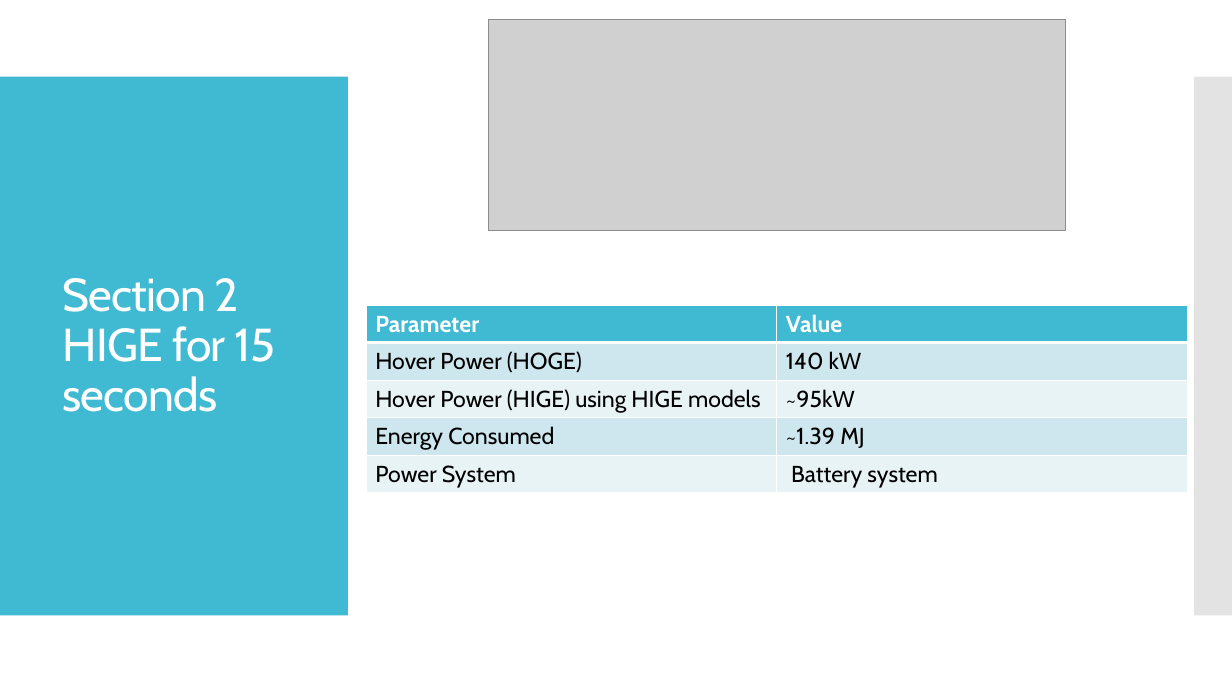
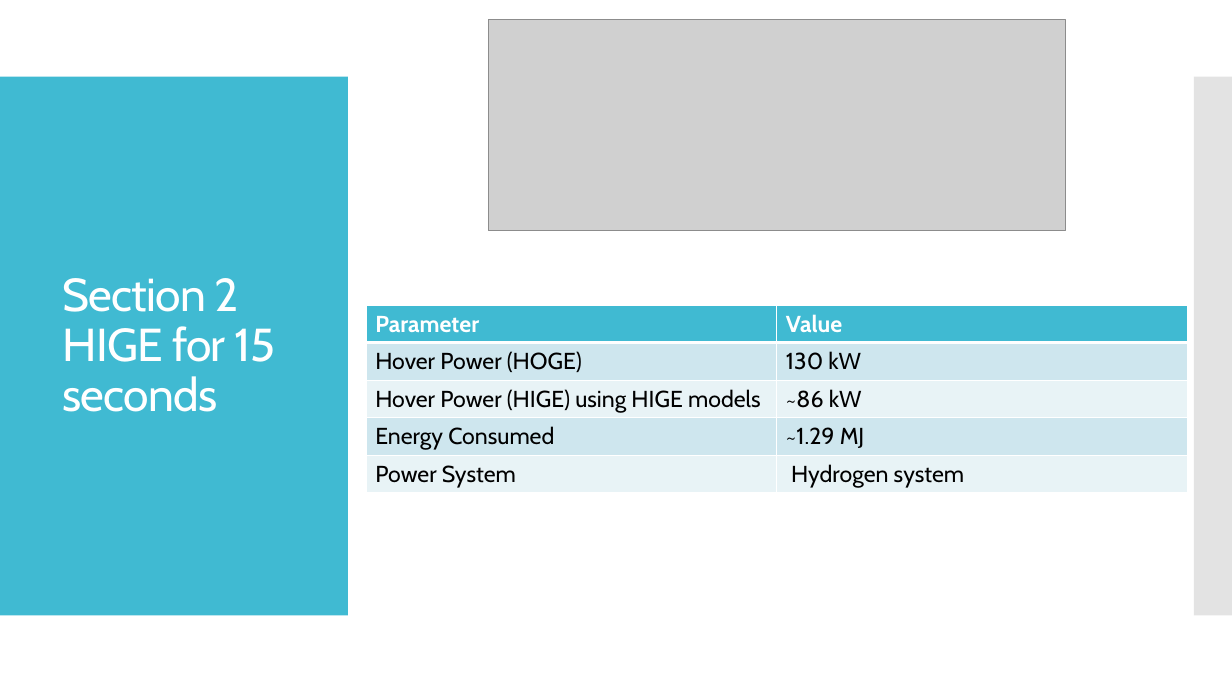
Before and after one commit to s-ritwik/VFS_IIT_KANPUR, a slide deck: slide 18 of BEMT_results/VFS performance validation.pptx. Drawn at 1232x693 pixels with LibreOffice and Linux fonts; fonts in the diff are those of the drawing; grey boxes stand for pictures. Boxes give left, top, right and bottom in pixels: in the first picture for what was removed or moved away, otherwise in the second. Text is boxed around its words. In the diff, an @@ line names an element or a change of style, - is before the commit and + after.

```diff
--- a/BEMT_results/VFS performance validation.pptx
+++ b/BEMT_results/VFS performance validation.pptx
@@ table at [366, 305, 1187, 492] @@
-row 2, column 2: 140 kW
+row 2, column 2: 130 kW
-row 3, column 2: ~95kW
+row 3, column 2: ~86 kW
-row 4, column 2: ~1.39 MJ
+row 4, column 2: ~1.29 MJ
-row 5, column 2: Battery system
+row 5, column 2: Hydrogen system
```
Also in this commit, not shown: 9 other slides changed, 7 other files.
